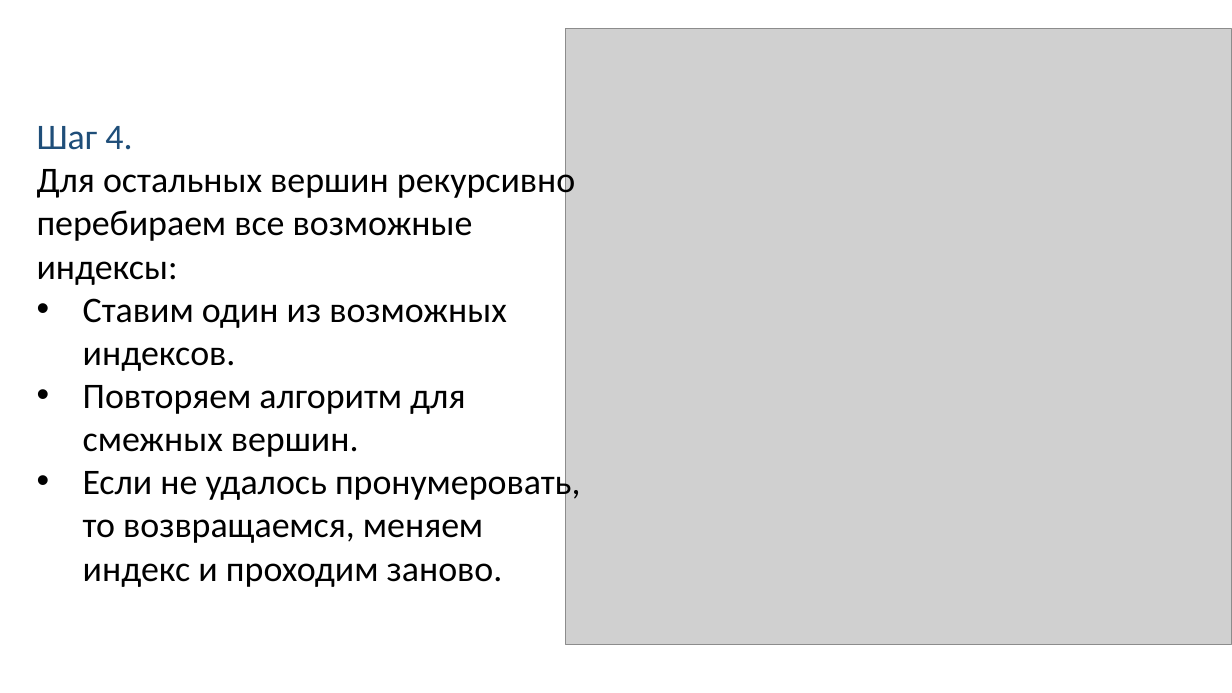
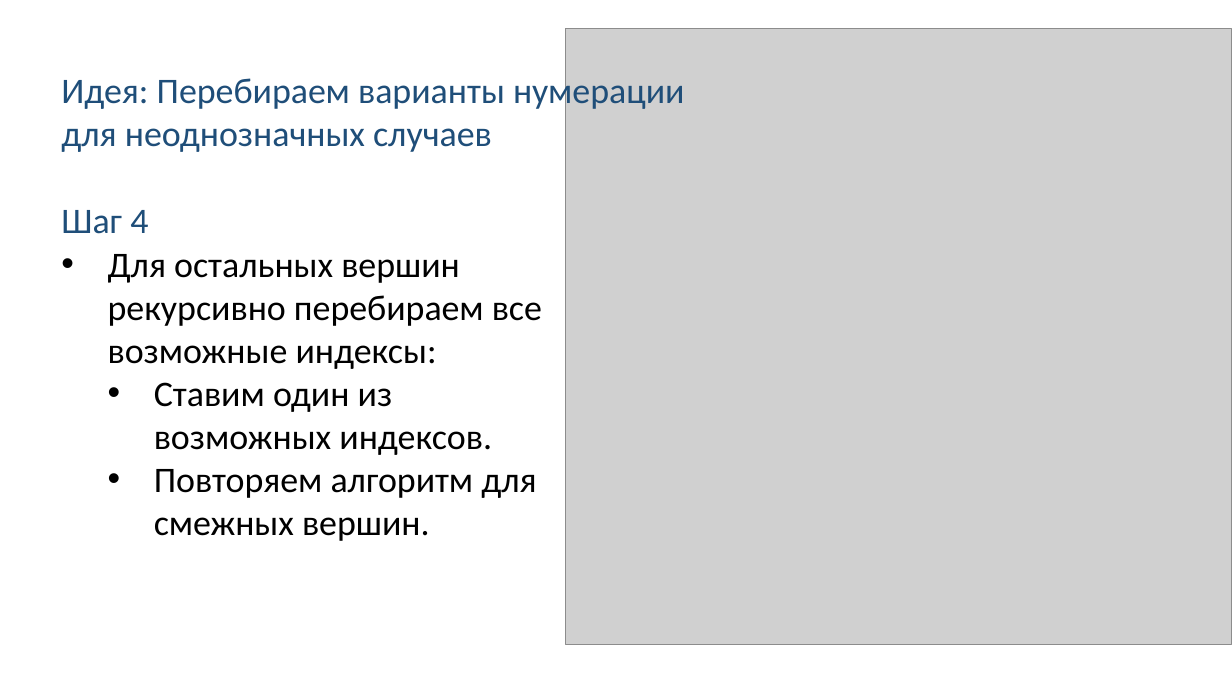
Before and after one commit to Linserous/NumericalGridGeneration, a slide deck: slide 23 of docs/Презентация v0.8.1.pptx. Drawn at 1232x693 pixels with LibreOffice and Linux fonts; fonts in the diff are those of the drawing; grey boxes stand for pictures. Boxes give left, top, right and bottom in pixels: in the first picture for what was removed or moved away, otherwise in the second. Text is boxed around its words. In the diff, an @@ line names an element or a change of style, - is before the commit and + after.

```diff
--- a/docs/Презентация v0.8.1.pptx
+++ b/docs/Презентация v0.8.1.pptx
@@ text added at box(61, 73, 685, 152), 28 pt, text #1F4E79 @@
+Идея: Перебираем варианты нумерации
+для неоднозначных случаев
@@ text "Шаг 4": place and size @@
-text "Шаг 4" at box(37, 126, 580, 587)
+text "Шаг 4" at box(61, 210, 542, 541)
@@ text at box(61, 210, 542, 369): text changed @@
-Шаг 4.
-Для остальных вершин рекурсивно перебираем все возможные индексы:
+Шаг 4
+• Для остальных вершин рекурсивно перебираем все возможные индексы:
@@ text at box(154, 382, 536, 541): list level 1 to 2 in "Ставим один из возможных индексов."; list level 1 to 2 in "Повторяем алгоритм для смежных вершин." @@
@@ text at box(83, 465, 580, 587): paragraph removed @@
-• Если не удалось пронумеровать, то возвращаемся, меняем индекс и проходим заново.
```
Also in this commit, not shown: 10 other slides changed, 1 slide added.
